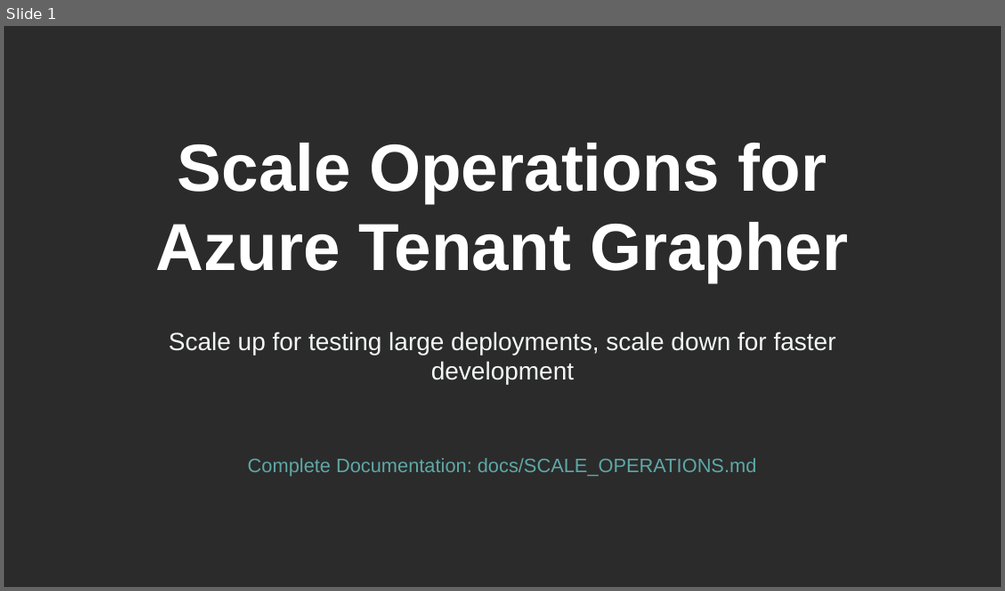
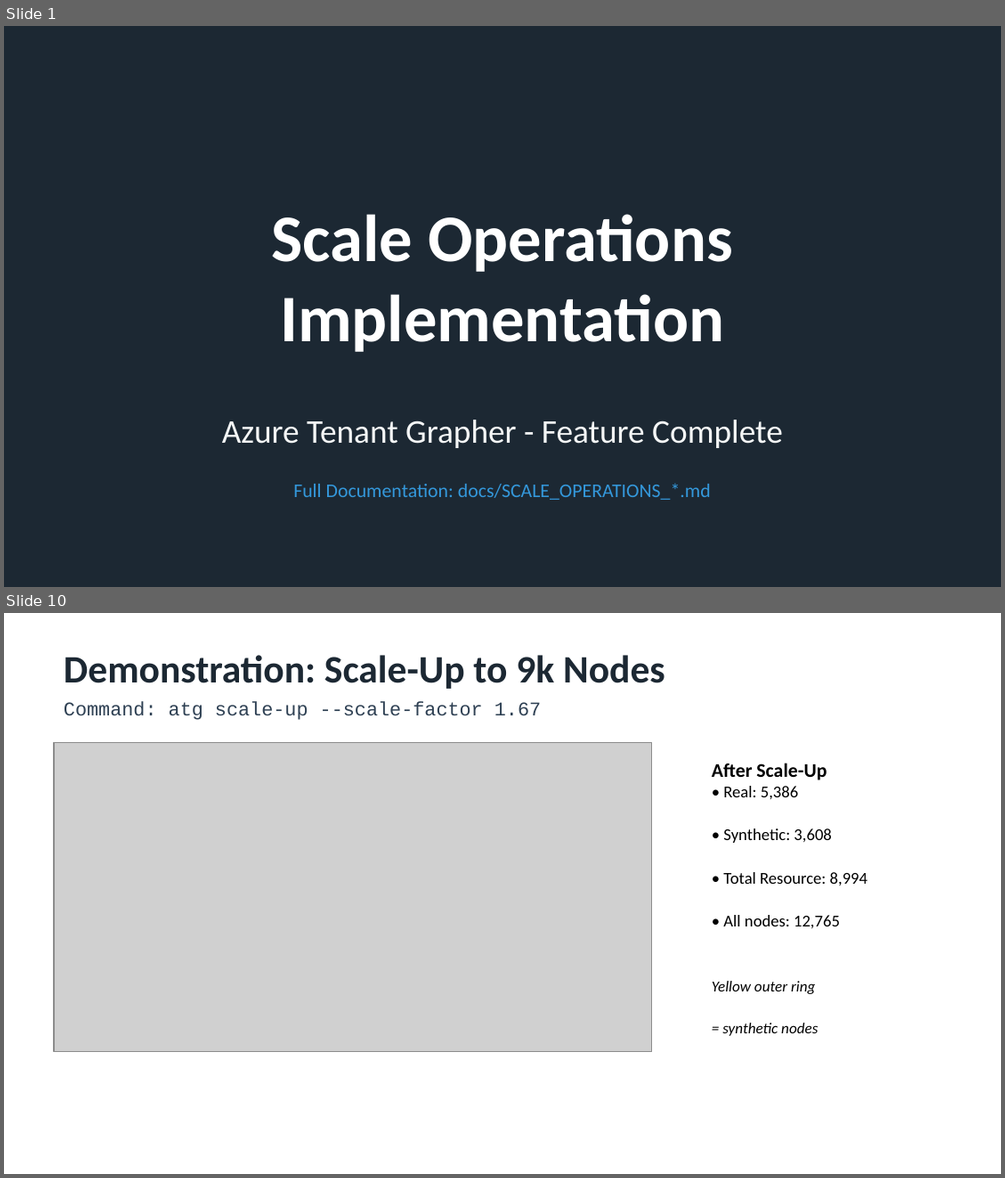
Before and after one commit to rysweet/azure-tenant-grapher, a slide deck: Scale_Operations_Implementation.pptx. Shown one above the other, each under a label of ours: slide 1 before the commit, slides 1 and 10 after it; the slides between them are not shown. The pictures are 1005x591 and 1005x1178 pixels, drawn with LibreOffice and Linux fonts; fonts in the diff are those of the drawing; grey boxes stand for pictures; background and template pictures are left out; a plain dark background stands for a picture behind light text. Boxes give left, top, right and bottom in pixels: in the first picture for what was removed or moved away, otherwise in the second. Text is boxed around its words. In the diff, an @@ line names an element or a change of style, - is before the commit and + after.

```diff
--- a/Scale_Operations_Implementation.pptx
+++ b/Scale_Operations_Implementation.pptx
@@ slide 10 added at bbox=[4, 613, 1001, 1174], background #FFFFFF @@
@@ text added at bbox=[64, 655, 665, 689], 28 pt, text #1C2833, bold @@
+Demonstration: Scale-Up to 9k Nodes
@@ text added at bbox=[64, 701, 541, 720], 14 pt, text #2E4053 @@
+Command: atg scale-up --scale-factor 1.67
@@ picture added at bbox=[54, 743, 652, 1052] @@
@@ text added at bbox=[712, 763, 867, 1036], 12 pt, text #000000 @@
+After Scale-Up
+• Real: 5,386
+• Synthetic: 3,608
+• Total Resource: 8,994
+• All nodes: 12,765
+Yellow outer ring
+= synthetic nodes
@@ slide 1 changed as well @@
@@ background picture (left out) to #1C2833 @@
@@ text at bbox=[272, 214, 733, 352]: text changed; font Arial to Calibri @@
-Scale Operations for Azure Tenant Grapher
+Scale Operations
+Implementation
@@ vertical alignment top to middle in 3 elements at bbox=[293, 483, 711, 499], bbox=[272, 214, 733, 352], bbox=[222, 419, 783, 448] @@
@@ text at bbox=[222, 419, 783, 448]: text changed; size 18 to 24 pt; font Arial to Calibri @@
-Scale up for testing large deployments, scale down for faster development
+Azure Tenant Grapher - Feature Complete
@@ text at bbox=[293, 483, 711, 499]: text changed; font Arial to Calibri; text colour #5EA8A7 to #3498DB @@
-Complete Documentation: docs/SCALE_OPERATIONS.md
+Full Documentation: docs/SCALE_OPERATIONS_*.md
```
Also in this commit, not shown: 9 other slides added, 10 slides removed.
